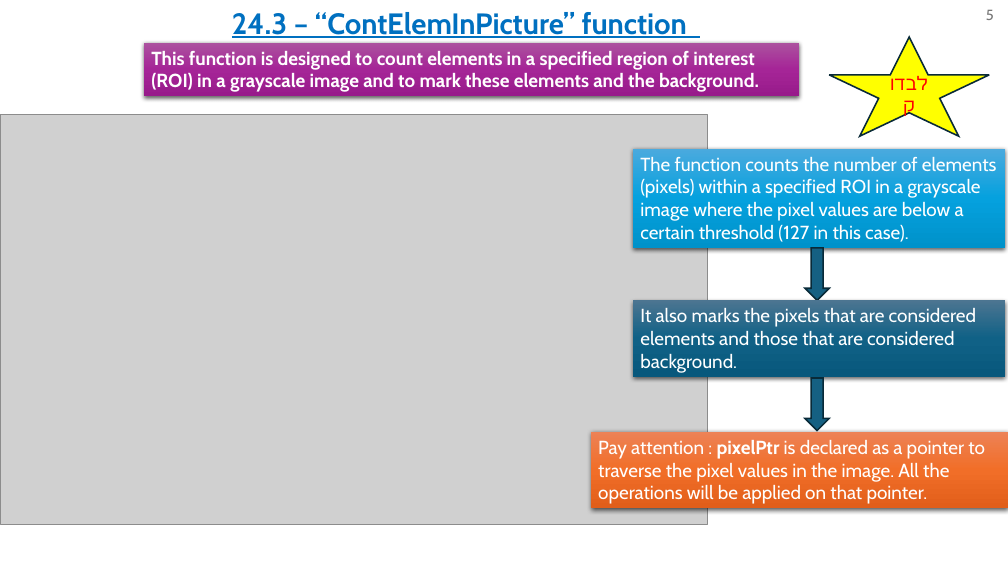
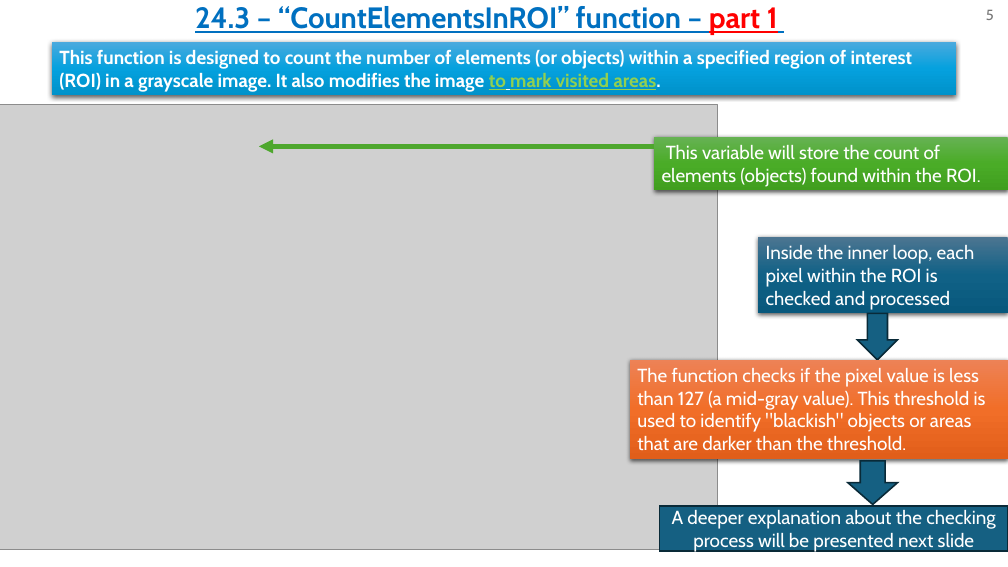
Before and after one commit to omripony/image-processing, a slide deck: slide 5 of labs/lab24- for barak's check/version 2/1950-2210-7939-ImPr24-2.pptx. Drawn at 1008x567 pixels with LibreOffice and Linux fonts; fonts in the diff are those of the drawing; grey boxes stand for pictures. Boxes give left, top, right and bottom in pixels: in the first picture for what was removed or moved away, otherwise in the second. Text is boxed around its words. In the diff, an @@ line names an element or a change of style, - is before the commit and + after.

Commit message:
24 update of ppt

```diff
--- a/labs/lab24- for barak's check/version 2/1950-2210-7939-ImPr24-2.pptx
+++ b/labs/lab24- for barak's check/version 2/1950-2210-7939-ImPr24-2.pptx
@@ text at [195, 6, 778, 35]: text changed @@
-24.3 – “ContElemInPicture” function
+24.3 – “CountElementsInROI” function – part 1
@@ rectangle "This function is designed to ...": place and size @@
-rectangle "This function is designed to ..." at [144, 42, 799, 96]
+rectangle "This function is designed to ..." at [52, 42, 957, 95]
@@ rectangle "This function is designed to ..." at [52, 42, 957, 95]: fill gradient #AC53A0 to #A62598 to #991C8B to gradient #4CAADF to #05A2DF to #0092CB @@
@@ text in rectangle at [59, 50, 913, 92]: text changed @@
-This function is designed to count elements in a specified region of interest (ROI) in a grayscale image and to mark these elements and the background.
+This function is designed to count the number of elements (or objects) within a specified region of interest (ROI) in a grayscale image. It also modifies the image to mark visited areas.
@@ star removed at [830, 37, 990, 136] @@
-לבדוק
@@ picture: place and size @@
-picture at [0, 115, 707, 525]
+picture at [0, 105, 718, 551]
@@ arrow added from (654, 147) to (259, 147), #4EA72E 4.5 pt @@
@@ rectangle removed at [633, 149, 1005, 248] @@
-The function counts the number of elements (pixels) within a specified ROI in a grayscale image where the pixel values are below a certain threshold (127 in this case).
@@ rectangle added at [654, 137, 1008, 191], fill gradient #66B354 to #4BAD28 to #409F1E, 18 pt, text #FFFFFF @@
+This variable will store the count of elements (objects) found within the ROI.
@@ rectangle added at [758, 237, 1008, 314], fill gradient #4C7591 to #106287 to #09597D, 18 pt, text #FFFFFF @@
+Inside the inner loop, each pixel within the ROI is checked and processed
@@ rectangle removed at [633, 300, 1005, 377] @@
-It also marks the pixels that are considered elements and those that are considered background.
@@ down arrow: place and size @@
-down arrow at [805, 248, 830, 300]
+down arrow at [858, 314, 898, 361]
@@ rectangle added at [630, 360, 1008, 459], fill gradient #ED8257 to #F26E29 to #E25F1A, 18 pt, text #FFFFFF @@
+The function checks if the pixel value is less than 127 (a mid-gray value). This threshold is used to identify "blackish" objects or areas that are darker than the threshold.
@@ rectangle removed at [591, 432, 1008, 508] @@
-Pay attention : pixelPtr is declared as a pointer to traverse the pixel values in the image. All the operations will be applied on that pointer.
@@ down arrow: place and size @@
-down arrow at [805, 378, 830, 430]
+down arrow at [848, 461, 898, 505]
@@ rectangle added at [660, 506, 1008, 551], fill #156082, outline #092A39 1.5 pt, 18 pt, text #FFFFFF @@
+A deeper explanation about the checking process will be presented next slide
```
Also in this commit, not shown: 12 other slides changed, 11 slides added, 28 other files.
